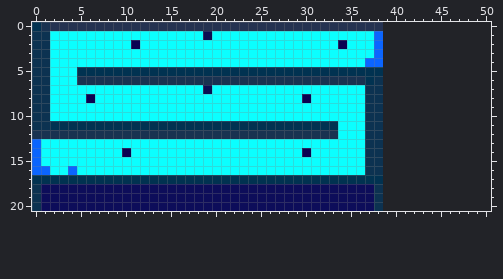
Pixel-art sprite, stored at Global-Warning/res/lvls/7.png. Above is the file before it was changed.
The file is 39x21 pixels. Colours within 5 levels of each other are drawn and written as one. The old version is drawn lined up with the new one, on the new canvas.
New version:
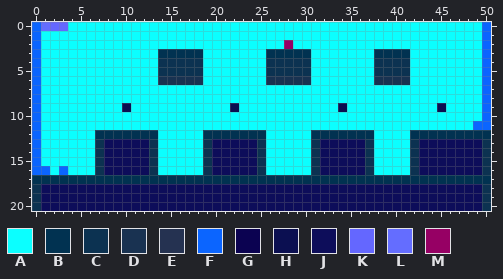
Palette (. is transparent): A #0bffff  B #013251  C #0c3251  D #193251  E #253251  F #0b65ff  G #0b0251  H #0b0f51  J #0d0d5a  K #6467ff  L #646dff  M #960064
Diff:
canvas 39x21 -> 51x21
y 0: x 0..50 BDEEEEEEEEEEEEEEEEEEEEEEEEEEEEEEEEEEEEE............ -> FLKKAAAAAAAAAAAAAAAAAAAAAAAAAAAAAAAAAAAAAAAAAAAAAAF
y 1: x 0..1 CC -> FA; x 19 H -> A; x 38..50 F............ -> AAAAAAAAAAAAF
y 2: x 0..1 CC -> FA; x 11 G -> A; x 28 A -> M; x 34 G -> A; x 38..50 F............ -> AAAAAAAAAAAAF
y 3: x 0..1 CC -> FA; x 14..18 AAAAA -> BBBBB; x 26..30 AAAAA -> BBBBB; x 38..50 F............ -> BBBBAAAAAAAAF
y 4: x 0..1 CC -> FA; x 14..18 AAAAA -> CCCCC; x 26..30 AAAAA -> CCCCC; x 37..50 FF............ -> ACCCCAAAAAAAAF
y 5: x 0..1 CC -> FA; x 5..50 BBBBBBBBBBBBBBBBBBBBBBBBBBBBBBBBBB............ -> AAAAAAAAACCCCCAAAAAAACCCCCAAAAAAACCCCAAAAAAAAF
y 6: x 0..1 CC -> FA; x 5..13 DDDDDDDDD -> AAAAAAAAA; x 19..25 DDDDDDD -> AAAAAAA; x 31..50 DDDDDDBC............ -> AAAAAAADDDDAAAAAAAAF
y 7: x 0..1 CC -> FA; x 19 H -> A; x 37..50 CC............ -> AAAAAAAAAAAAAF
y 8: x 0..1 CC -> FA; x 6 G -> A; x 30 G -> A; x 37..50 CC............ -> AAAAAAAAAAAAAF
y 9: x 0..1 CC -> FA; x 10 A -> H; x 22 A -> H; x 34 A -> H; x 37..50 CC............ -> AAAAAAAAHAAAAF
y 10: x 0..1 CC -> FA; x 37..50 CC............ -> AAAAAAAAAAAAAF
y 11: x 0..33 CCBBBBBBBBBBBBBBBBBBBBBBBBBBBBBBBB -> FAAAAAAAAAAAAAAAAAAAAAAAAAAAAAAAAA; x 37..50 CC............ -> AAAAAAAAAAAAFF
y 12: x 0..50 DDDDDDDDDDDDDDDDDDDDDDDDDDDDDDDDDDAAACC............ -> FAAAAAABBBBBBBAAAAABBBBBBBAAAAABBBBBBBAAAABBBBBBBBB
y 13: x 7..13 AAAAAAA -> CJJJJJC; x 19..25 AAAAAAA -> CJJJJJC; x 31..36 AAAAAA -> CJJJJJ; x 38..50 C............ -> AAAACJJJJJJJC
y 14: x 7..13 AAAGAAA -> CJJJJJC; x 19..25 AAAAAAA -> CJJJJJC; x 30..36 GAAAAAA -> ACJJJJJ; x 38..50 C............ -> AAAACJJJJJJJC
y 15: x 7..13 AAAAAAA -> CJJJJJC; x 19..25 AAAAAAA -> CJJJJJC; x 31..36 AAAAAA -> CJJJJJ; x 38..50 C............ -> AAAACJJJJJJJC
y 16: x 3..4 AF -> FA; x 7..13 AAAAAAA -> CJJJJJC; x 19..25 AAAAAAA -> CJJJJJC; x 31..36 AAAAAA -> CJJJJJ; x 38..50 C............ -> AAAACJJJJJJJC
y 17: x 39..50 ............ -> BBBBBBBBBBBB
y 18..20: x 38..50 C............ -> JJJJJJJJJJJJC
